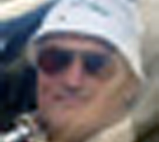
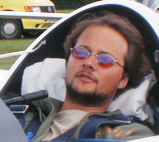
Revision of a layered 159px x 142px image; what changed, layer by layer:
hid "larry natowitz" (1st of 2) over <box>0,0,159,142</box>
hid "daan spruyt" (1st of 2) over <box>0,0,159,142</box>
added layer "tijl schmelzer" above "tijl schmelzer2" over <box>0,0,159,142</box>
